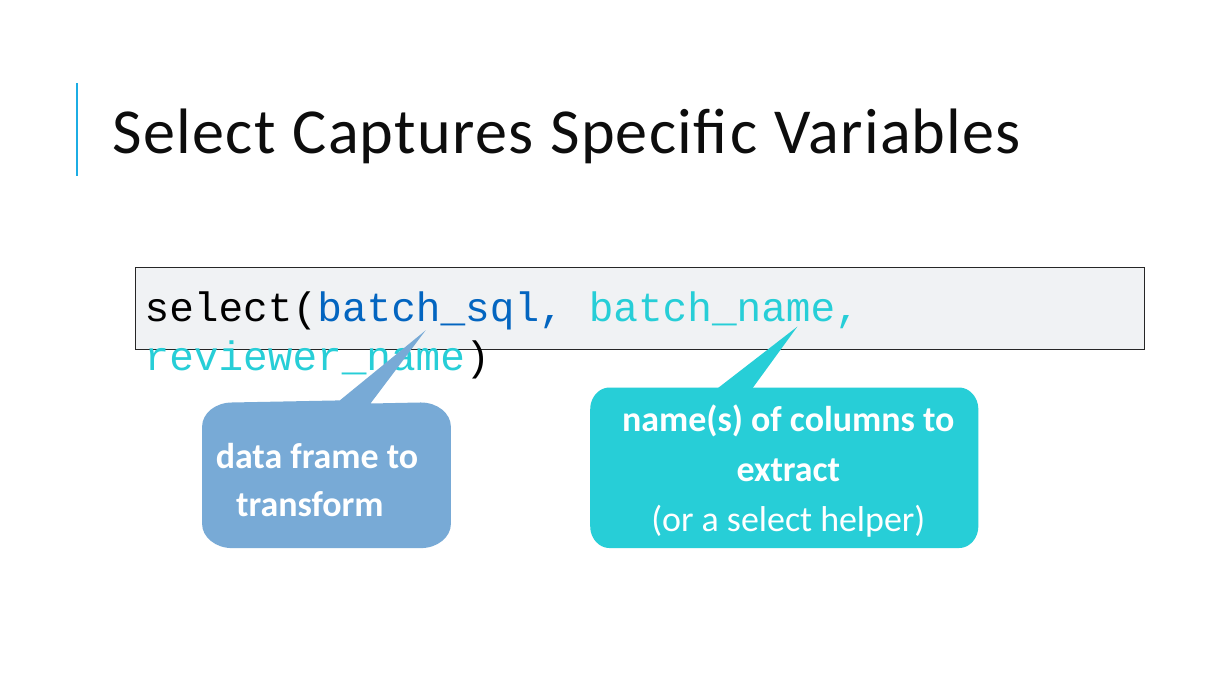
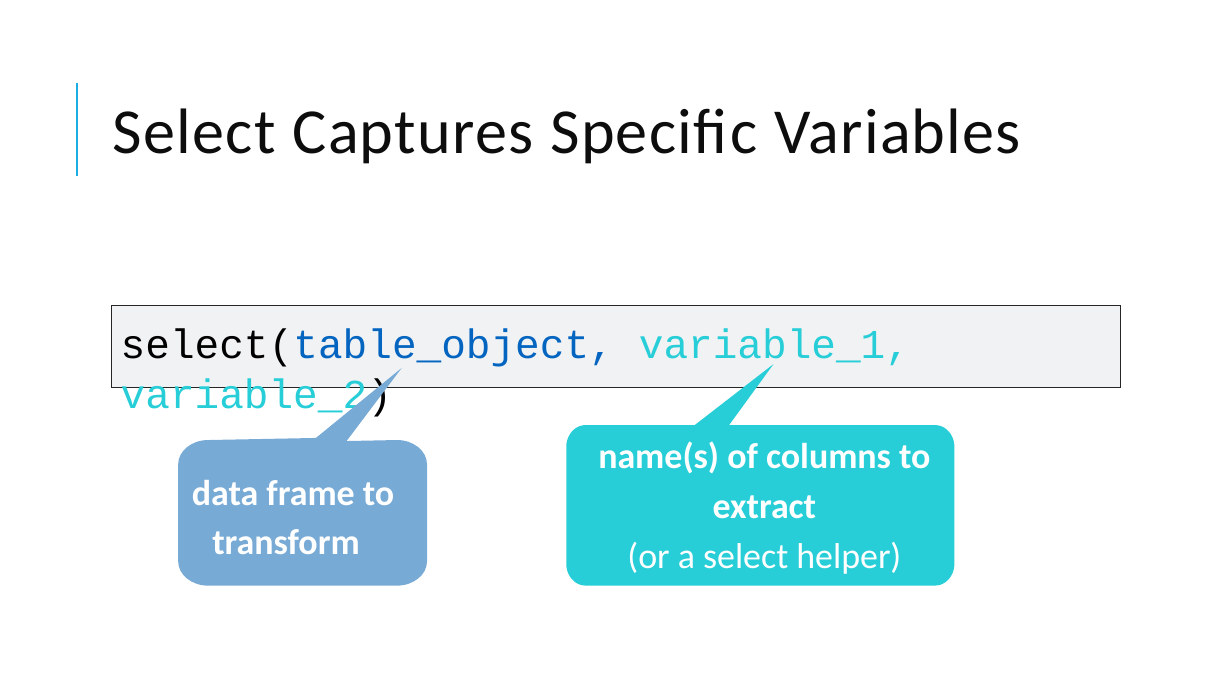
Before and after one commit to amromeo/api_r_int_db_24, a slide deck: slide 23 of presentations/02 - Databases with R.pptx (slide 17 before the commit). Drawn at 1232x693 pixels with LibreOffice and Linux fonts; fonts in the diff are those of the drawing. Boxes give left, top, right and bottom in pixels: in the first picture for what was removed or moved away, otherwise in the second. Text is boxed around its words. In the diff, an @@ line names an element or a change of style, - is before the commit and + after.

```diff
--- a/presentations/02 - Databases with R.pptx
+++ b/presentations/02 - Databases with R.pptx
@@ 2 freeform shapes, 1 text: place and size @@
-2 freeform shapes, 1 text at (135, 268, 1144, 549)
+2 freeform shapes, 1 text at (112, 305, 1121, 586)
@@ text at (121, 329, 910, 419): text changed @@
-select(batch_sql, batch_name, reviewer_name)
+select(table_object, variable_1, variable_2)
@@ 2 texts, 1 freeform shape: place and size @@
-2 texts, 1 freeform shape at (216, 326, 979, 548)
+2 texts, 1 freeform shape at (192, 364, 955, 586)
```
Also in this commit, not shown: 10 other slides changed, 11 slides added, 3 slides removed, 1 other file.
